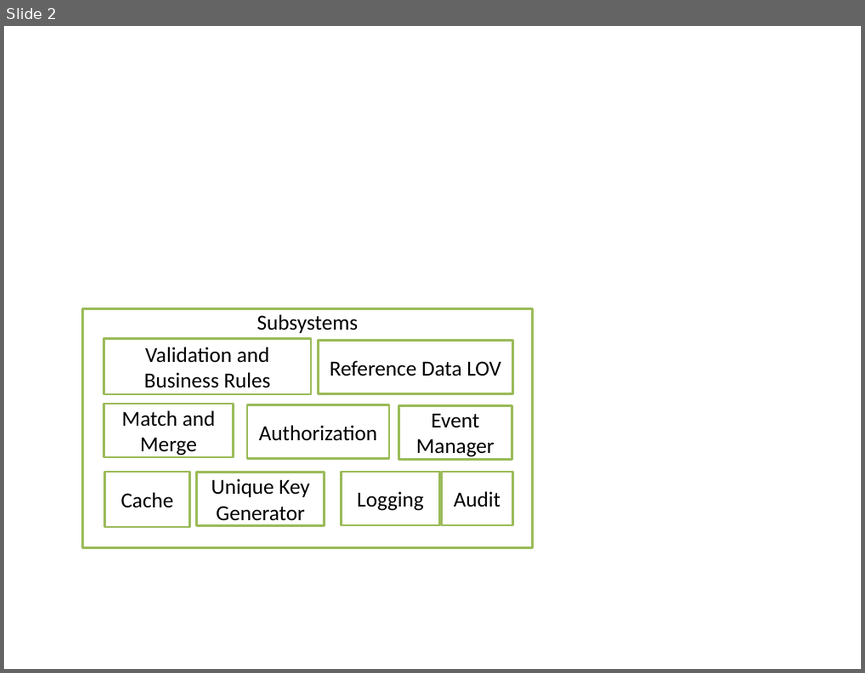
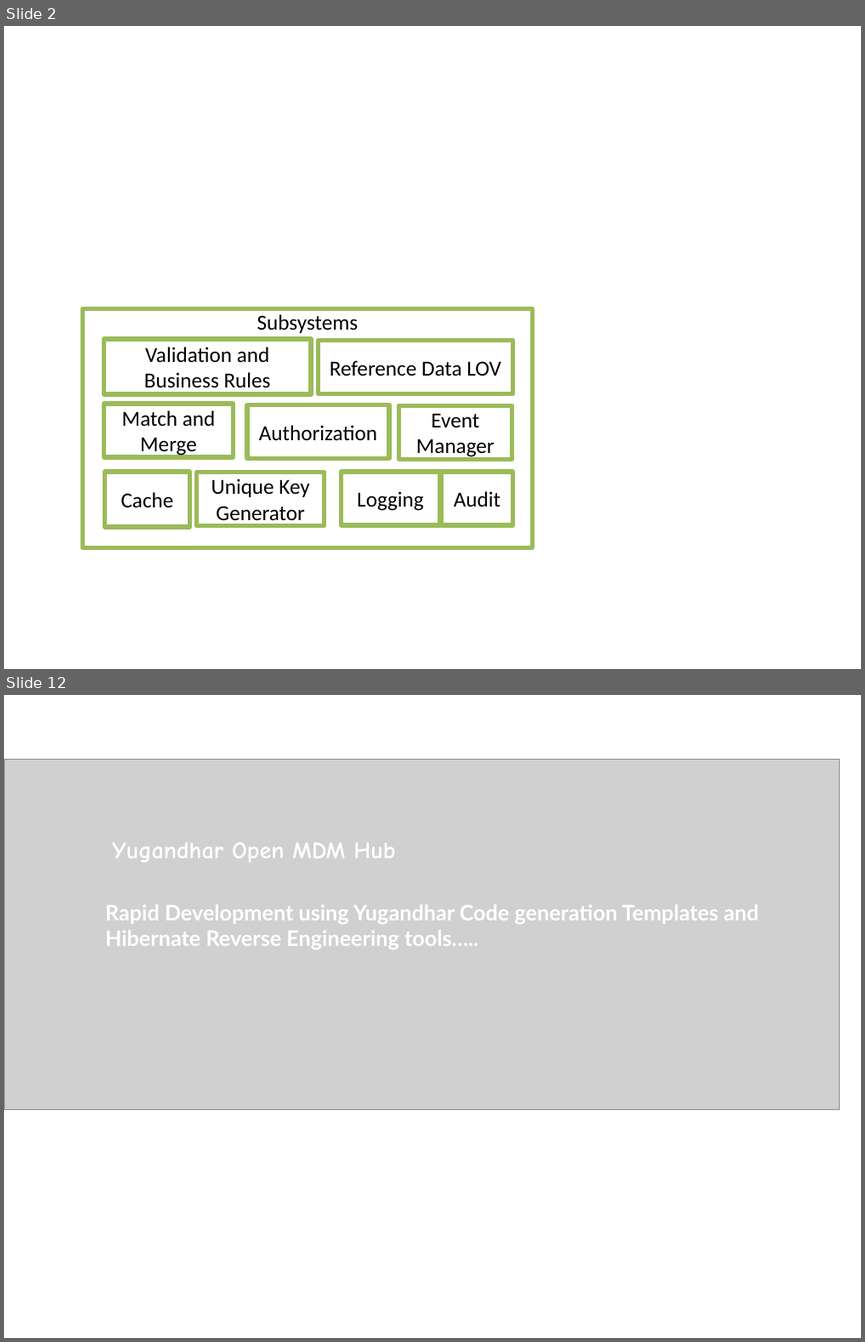
Before and after one commit to yugandharproject/YugandharMDMHubDocs, a slide deck: yugandhar-openmdm-doc/Architecture.pptx. Shown one above the other, each under a label of ours: slide 2 before the commit, slides 2 and 12 after it; the slides between them are not shown. The pictures are 865x673 and 865x1342 pixels, drawn with LibreOffice and Linux fonts; fonts in the diff are those of the drawing; grey boxes stand for pictures. Boxes give left, top, right and bottom in pixels: in the first picture for what was removed or moved away, otherwise in the second. Text is boxed around its words. In the diff, an @@ line names an element or a change of style, - is before the commit and + after.

```diff
--- a/yugandhar-openmdm-doc/Architecture.pptx
+++ b/yugandhar-openmdm-doc/Architecture.pptx
@@ slide 12 added at (4, 695, 861, 1338), background #FFFFFF @@
@@ picture added at (4, 760, 840, 1109) @@
@@ text added at (112, 842, 395, 862), 20 pt, text #FFFFFF, bold @@
+Yugandhar Open MDM Hub
@@ text added at (105, 905, 759, 949), 18 pt, text #FFFFFF, bold @@
+Rapid Development using Yugandhar Code generation Templates and Hibernate Reverse Engineering tools…..
@@ slide 2 changed as well @@
@@ outline #9BBB59 2 pt to #9BBB59 3.78 pt in 7 elements at (83, 309, 533, 548), (104, 339, 312, 394), (105, 471, 190, 528), (247, 405, 390, 458), (341, 471, 440, 525), (441, 471, 512, 525), (104, 404, 234, 457) @@
```
Also in this commit, not shown: 2 other slides changed, 12 other slides added, 1 slide removed, 4 other files.
